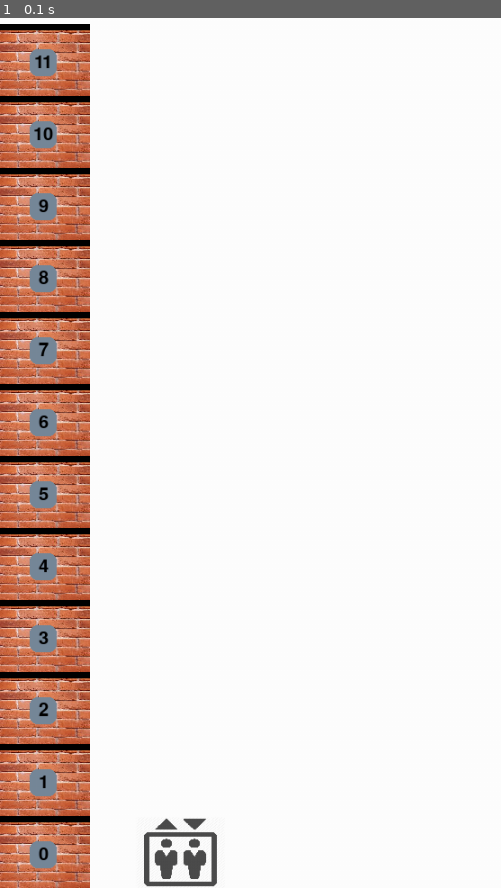
Above: before the commit, frame 1.
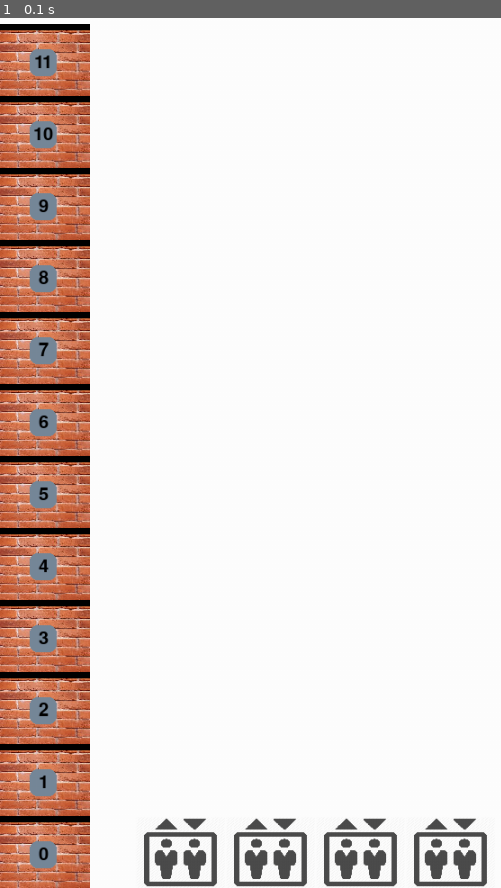
Above: after the commit, the same moment.

Repository: amiramyossi/elevators_project_m.10
Game: pygame game, started from pygame_training.py
The game is run twice, just before and just after one commit, with the same random seed, the same clock (stepped at 60 frames per second) and the same inputs.
Inputs:
- Up to frame 1 (0.1 s): no input

The runs differ from the first frame. In frame 1, 1.9% of the frame differs, in the area x 46-98%, y 91-100%.

Commit message:
Everyting is probebly correct. Needs to be more neet.

Diff:
--- a/pygame_training.py
+++ b/pygame_training.py
@@ -22,7 +22,7 @@
 
 
 BUILDING_HEIGHT = 11
-building = Building(screen, BUILDING_HEIGHT, 1)
+building = Building(screen, BUILDING_HEIGHT, 4)
 
 # clock = pygame.time.Clock()
 # clock.tick(60)
